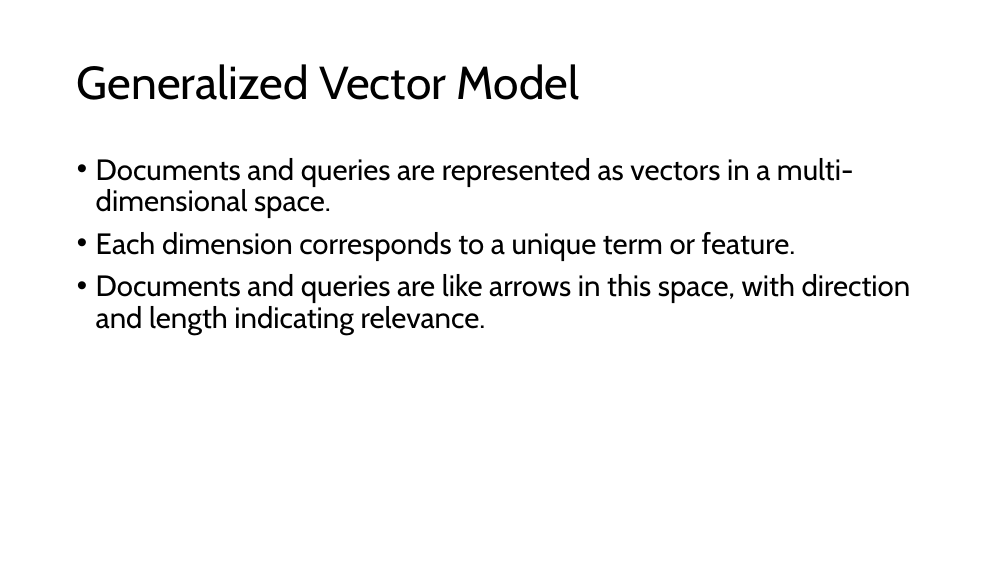
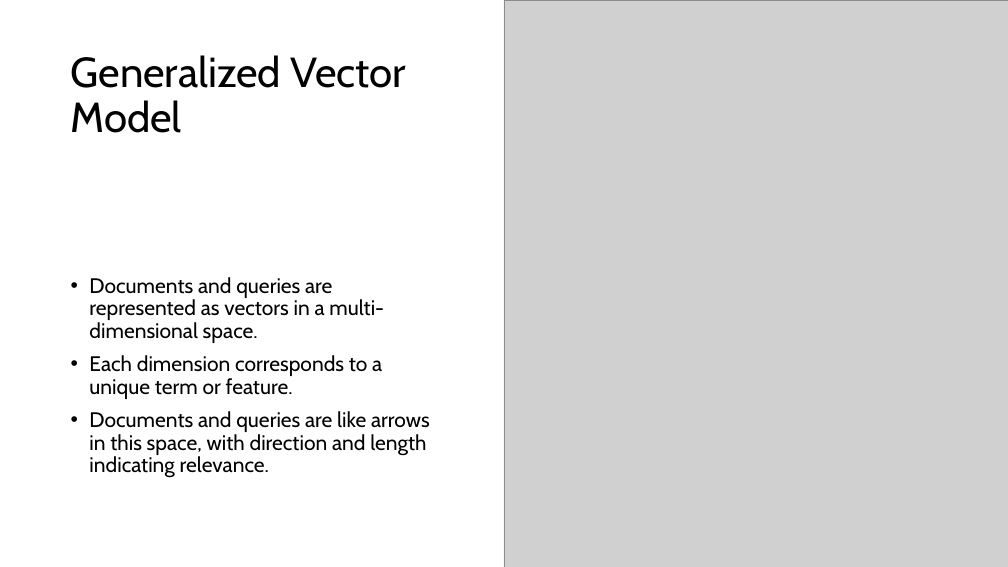
Before and after one commit to AbdulMateenzwl/Information-Retrieval, a slide deck: slide 11 of Assignment 5/Report.pptx. Drawn at 1008x567 pixels with LibreOffice and Linux fonts; fonts in the diff are those of the drawing; grey boxes stand for pictures. Boxes give left, top, right and bottom in pixels: in the first picture for what was removed or moved away, otherwise in the second. Text is boxed around its words. In the diff, an @@ line names an element or a change of style, - is before the commit and + after.

```diff
--- a/Assignment 5/Report.pptx
+++ b/Assignment 5/Report.pptx
@@ rectangle added at (0, 0, 705, 189), fill #FFFFFF @@
@@ title "Generalized Vector Model": place and size @@
-title "Generalized Vector Model" at (77, 64, 580, 100)
+title "Generalized Vector Model" at (71, 55, 407, 133)
@@ title "Generalized Vector Model" at (71, 55, 407, 133): size 44 to 40 pt @@
@@ picture added at (504, 0, 1008, 567) @@
@@ text "Documents and queries are represented ...": place and size @@
-text "Documents and queries are represented ..." at (96, 158, 911, 335)
+text "Documents and queries are represented ..." at (89, 277, 430, 478)
@@ text "Documents and queries are represented ..." at (89, 277, 430, 478): size 28 to 20 pt; vertical alignment top to middle @@
```
Also in this commit, not shown: 5 other slides changed, 22 other files.
